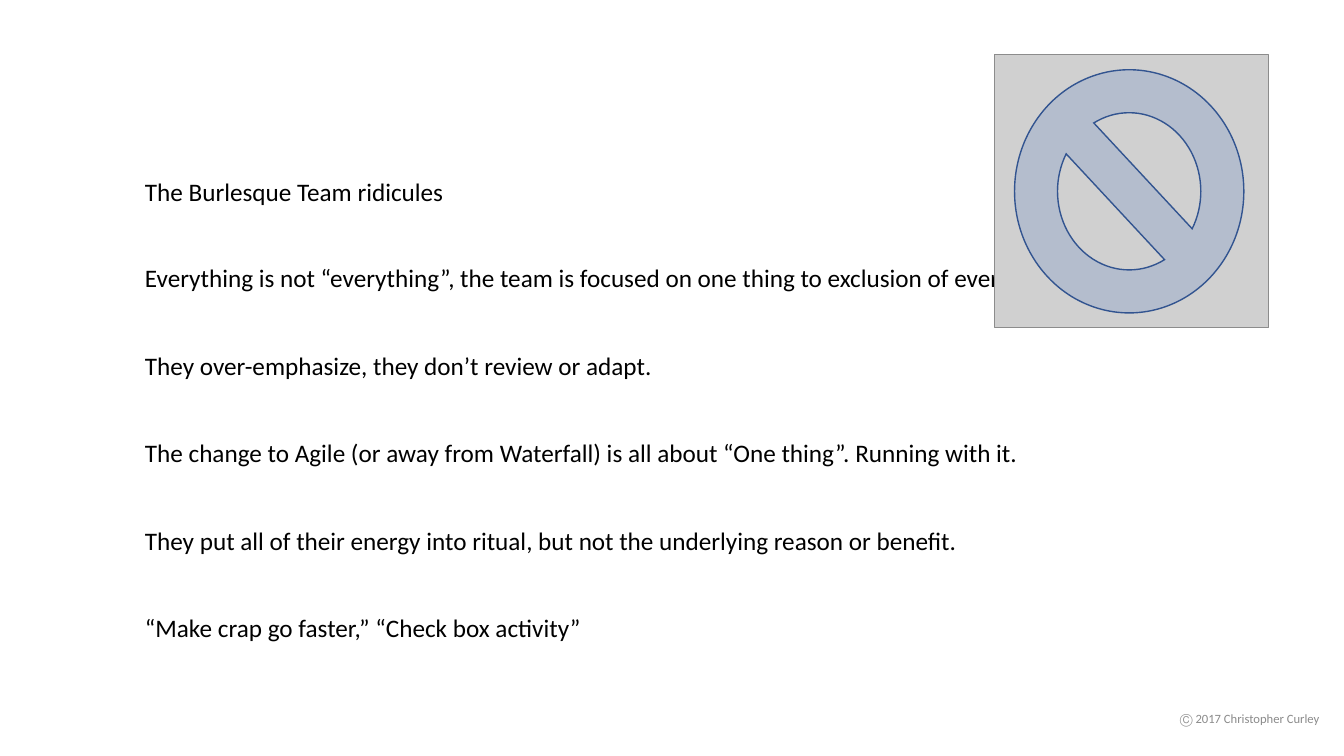
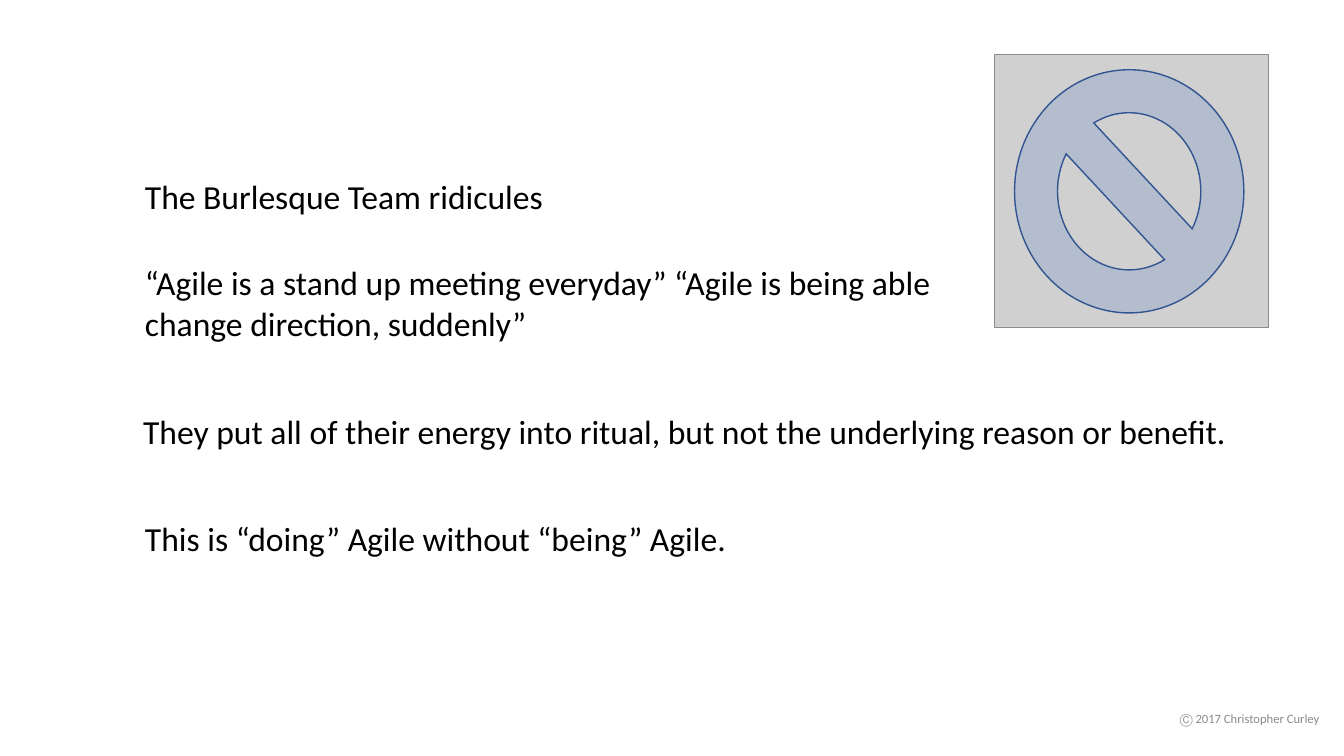
Before and after one commit to ccurley/presos, a slide deck: slide 22 of Agile Attitudes.v2.pptx. Drawn at 1344x756 pixels with LibreOffice and Linux fonts; fonts in the diff are those of the drawing; grey boxes stand for pictures. Boxes give left, top, right and bottom in pixels: in the first picture for what was removed or moved away, otherwise in the second. Text is boxed around its words. In the diff, an @@ line names an element or a change of style, - is before the commit and + after.

```diff
--- a/Agile Attitudes.v2.pptx
+++ b/Agile Attitudes.v2.pptx
@@ text "The Burlesque Team ridicules" at <box>145,185,543,215</box>: size 18 to 24 pt @@
@@ text at <box>145,271,930,342</box>: text changed; size 18 to 24 pt @@
-Everything is not “everything”, the team is focused on one thing to exclusion of everything else
+“Agile is a stand up meeting everyday” “Agile is being able change direction, suddenly”
@@ text removed at <box>145,357,651,379</box> @@
-They over-emphasize, they don’t review or adapt.
@@ text "They put all of their ..." at <box>143,420,1225,450</box>: size 18 to 24 pt @@
@@ text "They put all of their ...": place and size @@
-text "They put all of their ..." at <box>145,532,956,555</box>
+text "They put all of their ..." at <box>143,420,1225,450</box>
@@ text removed at <box>145,443,1017,467</box> @@
-The change to Agile (or away from Waterfall) is all about “One thing”. Running with it.
@@ text added at <box>145,527,726,557</box>, 24 pt, text #000000 @@
+This is “doing” Agile without “being” Agile.
@@ text removed at <box>145,619,580,642</box> @@
-“Make crap go faster,” “Check box activity”
```
Also in this commit, not shown: 5 other slides changed.
